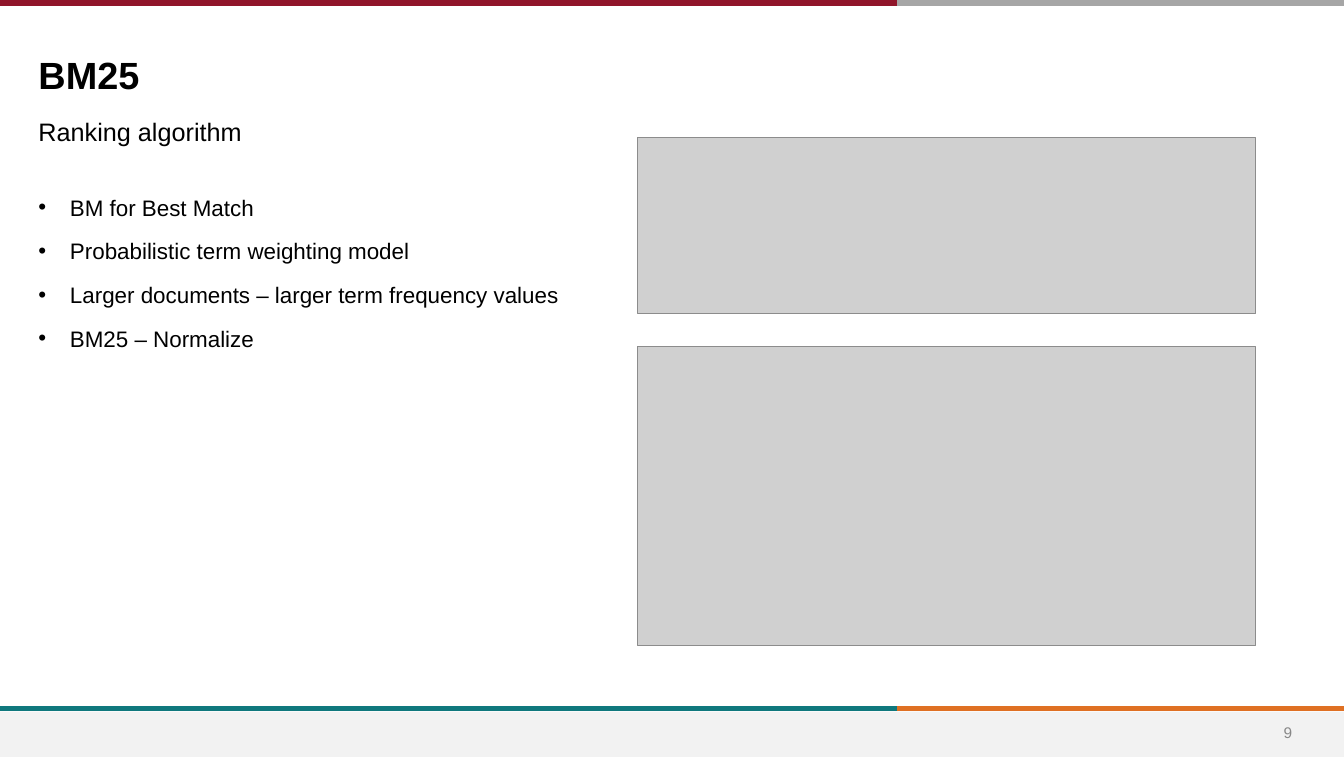
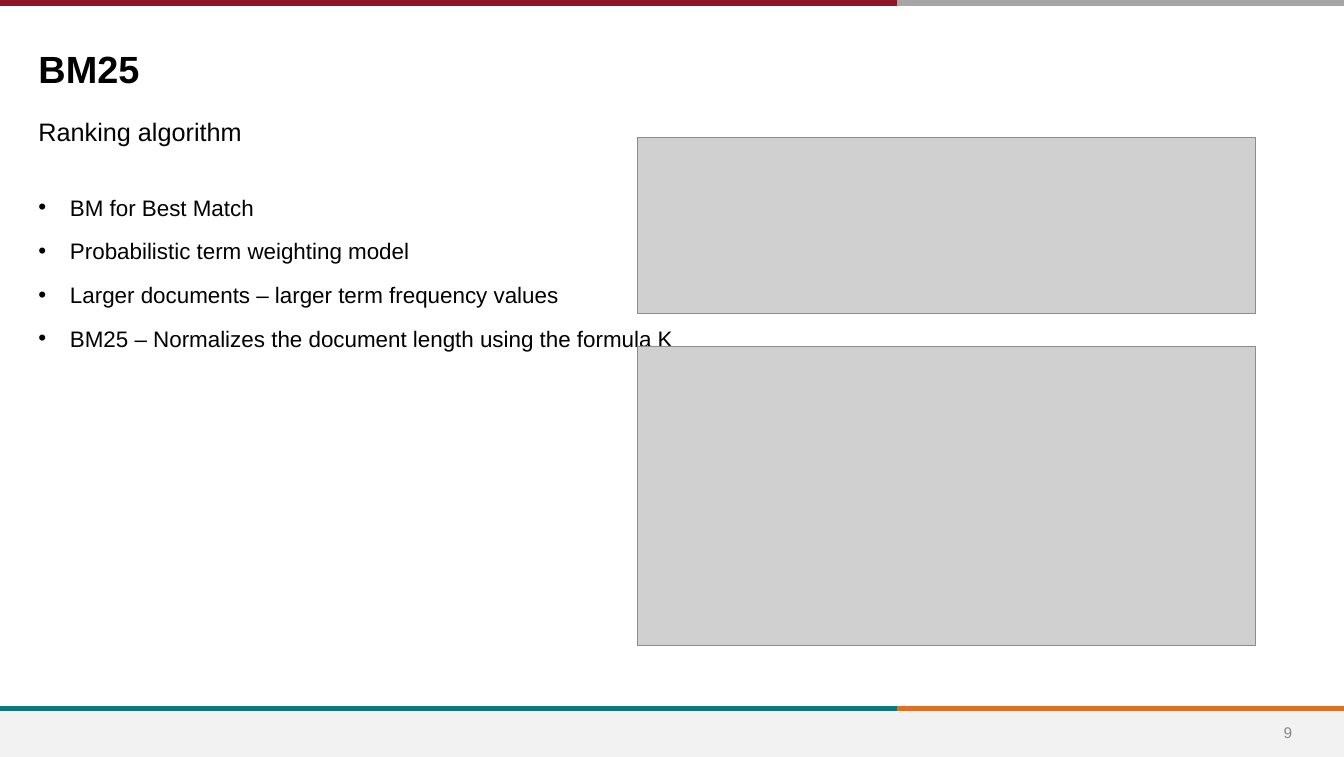
Before and after one commit to devharsh/MediCrawl, a slide deck: slide 9 of docs/MediCrawl_May4_2020.pptx. Drawn at 1344x757 pixels with LibreOffice and Linux fonts; fonts in the diff are those of the drawing; grey boxes stand for pictures; background and template pictures are left out. Boxes give left, top, right and bottom in pixels: in the first picture for what was removed or moved away, otherwise in the second. Text is boxed around its words. In the diff, an @@ line names an element or a change of style, - is before the commit and + after.

```diff
--- a/docs/MediCrawl_May4_2020.pptx
+++ b/docs/MediCrawl_May4_2020.pptx
@@ title "BM25": place and size @@
-title "BM25" at (38, 62, 139, 90)
+title "BM25" at (38, 56, 139, 84)
@@ text at (70, 329, 673, 352): text changed @@
-• BM25 – Normalize
+• BM25 – Normalizes the document length using the formula K
```
Also in this commit, not shown: 16 other slides changed, 3 other files.
